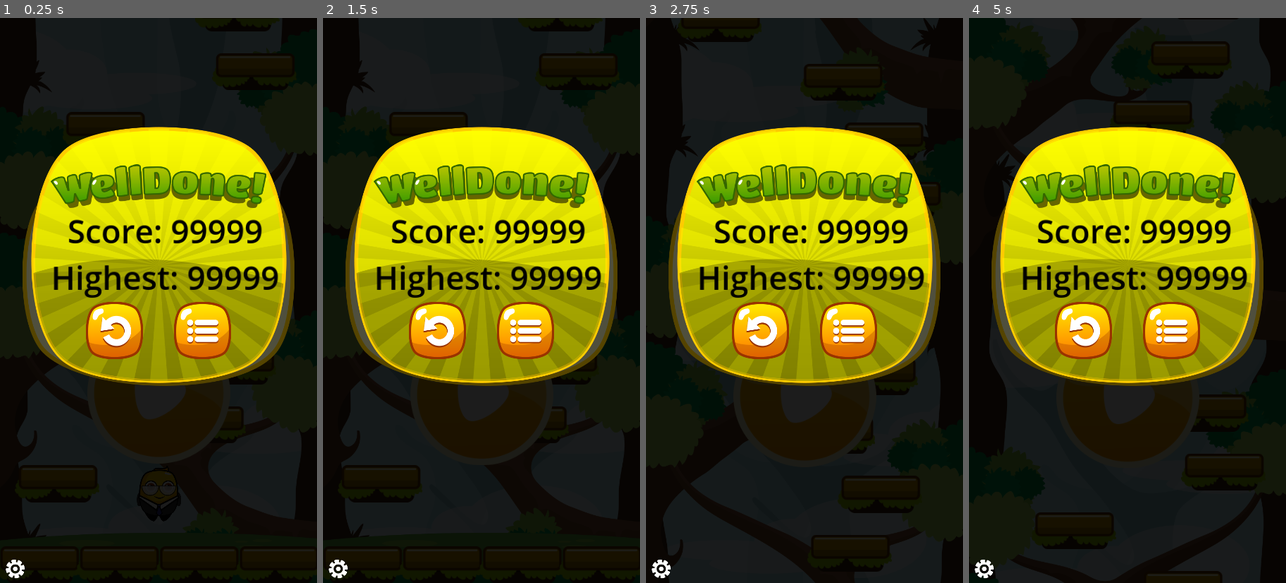
Above: before the commit, frames 1-4 (left to right).
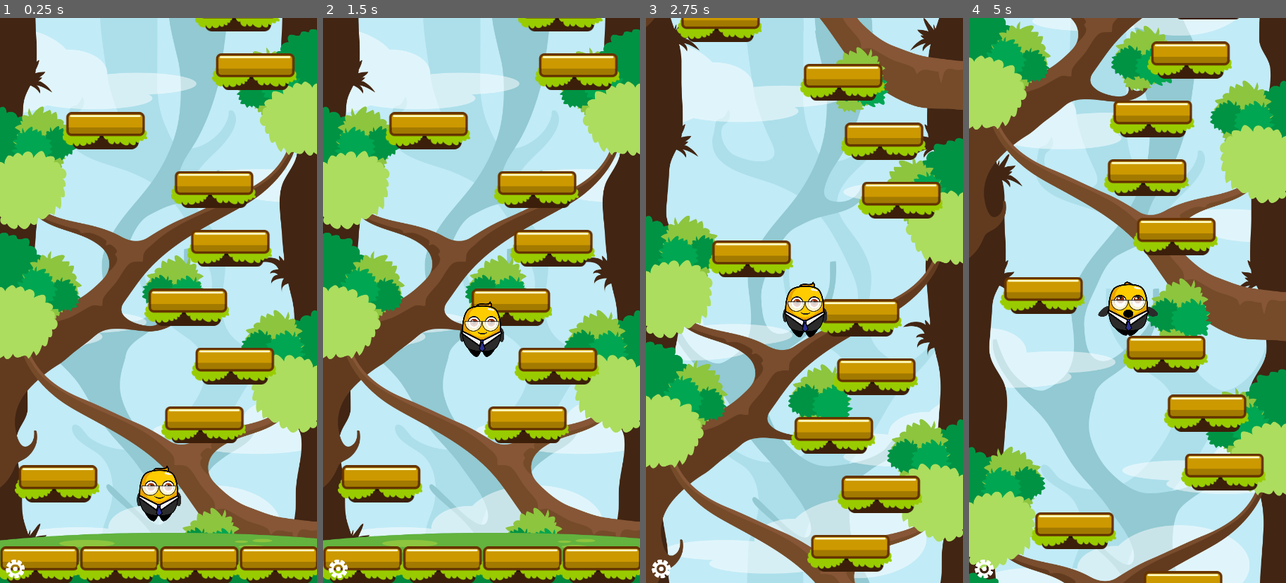
Above: after the commit, the same moments.

Repository: Velcronator/Jumper-Jam
Game: Godot game, scene res://scenes/Main.tscn
Same seed, same stepped clock (60 frames per second), same inputs: the game is played once before the commit and once after it.
Inputs (mouse positions are in pixels of both pictures, inside the frame that each line leads up to):
- Up to frame 1 (0.25 s): no input
- Up to frame 2 (1.5 s): click (440, 306) at 0.52 s; click (525, 306) at 1.27 s
- Up to frame 3 (2.75 s): click (760, 328) at 2.02 s
- Up to frame 4 (5 s): click (1171, 328) at 2.77 s; click (1127, 396) at 3.52 s; click (1127, 390) at 4.27 s

The runs differ from the first frame. In frame 1, 100% of the frame differs, in the area x 0-100%, y 0-100%; in frame 2, 100%; in frame 3, 100%; in frame 4, 100%.

Commit message:
Changing Screens

Diff:
--- a/scenes/Screens.tscn
+++ b/scenes/Screens.tscn
@@ -11,8 +11,6 @@
 [node name="Screens" type="CanvasLayer"]
 script = ExtResource("1_b1wbe")
 
-[node name="TitleScreen" parent="." instance=ExtResource("2_78p2d")]
-
 [node name="Debug" type="Control" parent="."]
 z_index = 4096
 layout_mode = 3
@@ -21,6 +19,7 @@
 anchor_bottom = 1.0
 grow_horizontal = 2
 grow_vertical = 2
+mouse_filter = 2
 
 [node name="ConsoleLog" type="Control" parent="Debug" groups=["debug_console"]]
 layout_mode = 1
@@ -85,8 +84,13 @@
 ignore_texture_size = true
 stretch_mode = 0
 
+[node name="TitleScreen" parent="." instance=ExtResource("2_78p2d")]
+visible = false
+
 [node name="PauseScreen" parent="." instance=ExtResource("4_qca73")]
+visible = false
 
 [node name="GameOverScreen" parent="." instance=ExtResource("5_2dh65")]
+visible = false
 
 [connection signal="pressed" from="Debug/ToggleConsole" to="." method="_on_toggle_console_pressed"]
--- a/scenes/game_over_screen.tscn
+++ b/scenes/game_over_screen.tscn
@@ -1,6 +1,7 @@
-[gd_scene load_steps=7 format=3 uid="uid://dpwb02ypu3tqm"]
+[gd_scene load_steps=8 format=3 uid="uid://dpwb02ypu3tqm"]
 
 [ext_resource type="Texture2D" uid="uid://nsyg7tjvq817" path="res://assets/textures/ui/Box04.png" id="1_n6nru"]
+[ext_resource type="Script" path="res://scripts/base_screen.gd" id="1_qj3ha"]
 [ext_resource type="Texture2D" uid="uid://b851ax51vvoi5" path="res://assets/textures/ui/Welldone.png" id="2_ori44"]
 [ext_resource type="PackedScene" uid="uid://bmeysn2h8ug8h" path="res://scenes/screen_button.tscn" id="3_d0cst"]
 [ext_resource type="Texture2D" uid="uid://c2w6l3u4r1mof" path="res://assets/textures/ui/RestartBtn.png" id="4_mbqgs"]
@@ -17,6 +18,7 @@
 anchor_bottom = 1.0
 grow_horizontal = 2
 grow_vertical = 2
+script = ExtResource("1_qj3ha")
 
 [node name="BlackBG" type="ColorRect" parent="."]
 layout_mode = 1
--- a/scenes/pause_screen.tscn
+++ b/scenes/pause_screen.tscn
@@ -1,5 +1,6 @@
-[gd_scene load_steps=7 format=3 uid="uid://v102jyatyi7e"]
+[gd_scene load_steps=8 format=3 uid="uid://v102jyatyi7e"]
 
+[ext_resource type="Script" path="res://scripts/base_screen.gd" id="1_p7v40"]
 [ext_resource type="Texture2D" uid="uid://d2o4tju4tuofl" path="res://assets/textures/ui/Box02.png" id="1_wx0ve"]
 [ext_resource type="Texture2D" uid="uid://8vwyxvtxm2rs" path="res://assets/textures/ui/PausedText.png" id="2_kiael"]
 [ext_resource type="PackedScene" uid="uid://bmeysn2h8ug8h" path="res://scenes/screen_button.tscn" id="3_fatea"]
@@ -14,6 +15,7 @@
 anchor_bottom = 1.0
 grow_horizontal = 2
 grow_vertical = 2
+script = ExtResource("1_p7v40")
 
 [node name="BlackBG" type="ColorRect" parent="."]
 layout_mode = 1
--- a/scenes/title_screen.tscn
+++ b/scenes/title_screen.tscn
@@ -1,8 +1,36 @@
-[gd_scene load_steps=7 format=3 uid="uid://2giv2kj0a1s6"]
+[gd_scene load_steps=8 format=3 uid="uid://2giv2kj0a1s6"]
 
 [ext_resource type="Texture2D" uid="uid://db6g6rc6vtvlo" path="res://assets/textures/ui/BigLogo.png" id="1_ncnqp"]
+[ext_resource type="Script" path="res://scripts/base_screen.gd" id="1_ya1fn"]
 [ext_resource type="PackedScene" uid="uid://bmeysn2h8ug8h" path="res://scenes/screen_button.tscn" id="2_shtds"]
 [ext_resource type="Texture2D" uid="uid://buqqs8r86yfre" path="res://assets/textures/ui/PlayBtn.png" id="3_alsa0"]
+
+[sub_resource type="Animation" id="Animation_qj0qi"]
+length = 0.001
+tracks/0/type = "value"
+tracks/0/imported = false
+tracks/0/enabled = true
+tracks/0/path = NodePath("Control/TitlePlay:position")
+tracks/0/interp = 1
+tracks/0/loop_wrap = true
+tracks/0/keys = {
+"times": PackedFloat32Array(0),
+"transitions": PackedFloat32Array(1),
+"update": 0,
+"values": [Vector2(-101, 55)]
+}
+tracks/1/type = "value"
+tracks/1/imported = false
+tracks/1/enabled = true
+tracks/1/path = NodePath("Control/Logo:scale")
+tracks/1/interp = 1
+tracks/1/loop_wrap = true
+tracks/1/keys = {
+"times": PackedFloat32Array(0),
+"transitions": PackedFloat32Array(1),
+"update": 0,
+"values": [Vector2(1, 1)]
+}
 
 [sub_resource type="Animation" id="Animation_ts7s0"]
 resource_name = "animate_play_button"
@@ -11,7 +39,7 @@
 tracks/0/type = "value"
 tracks/0/imported = false
 tracks/0/enabled = true
-tracks/0/path = NodePath("Control/Play:position")
+tracks/0/path = NodePath("Control/TitlePlay:position")
 tracks/0/interp = 2
 tracks/0/loop_wrap = true
 tracks/0/keys = {
@@ -33,33 +61,6 @@
 "values": [Vector2(1, 1), Vector2(0.995, 0.995)]
 }
 
-[sub_resource type="Animation" id="Animation_qj0qi"]
-length = 0.001
-tracks/0/type = "value"
-tracks/0/imported = false
-tracks/0/enabled = true
-tracks/0/path = NodePath("Control/Play:position")
-tracks/0/interp = 1
-tracks/0/loop_wrap = true
-tracks/0/keys = {
-"times": PackedFloat32Array(0),
-"transitions": PackedFloat32Array(1),
-"update": 0,
-"values": [Vector2(-101, 55)]
-}
-tracks/1/type = "value"
-tracks/1/imported = false
-tracks/1/enabled = true
-tracks/1/path = NodePath("Control/Logo:scale")
-tracks/1/interp = 1
-tracks/1/loop_wrap = true
-tracks/1/keys = {
-"times": PackedFloat32Array(0),
-"transitions": PackedFloat32Array(1),
-"update": 0,
-"values": [Vector2(1, 1)]
-}
-
 [sub_resource type="AnimationLibrary" id="AnimationLibrary_frc0t"]
 _data = {
 "RESET": SubResource("Animation_qj0qi"),
@@ -73,6 +74,7 @@
 anchor_bottom = 1.0
 grow_horizontal = 2
 grow_vertical = 2
+script = ExtResource("1_ya1fn")
 
 [node name="Control" type="Control" parent="."]
 layout_mode = 1
@@ -104,7 +106,7 @@
 texture = ExtResource("1_ncnqp")
 expand_mode = 1
 
-[node name="Play" parent="Control" instance=ExtResource("2_shtds")]
+[node name="TitlePlay" parent="Control" instance=ExtResource("2_shtds")]
 layout_mode = 1
 anchors_preset = 8
 anchor_left = 0.5
--- a/scripts/Screens.gd
+++ b/scripts/Screens.gd
@@ -1,12 +1,48 @@
 extends CanvasLayer
 
+@onready var console = $Debug/ConsoleLog
+@onready var title_screen = $TitleScreen
+@onready var pause_screen = $PauseScreen
+@onready var game_over_screen = $GameOverScreen
 
-@onready var console = $Debug/ConsoleLog
+var current_screen = null
+
 func _ready():
 	console.visible = false
+	register_buttons()
+
+func register_buttons():
+	var buttons = get_tree().get_nodes_in_group("buttons")
+	if buttons.size() > 0:
+		for button in buttons:
+			if button is ScreenButton:
+				button.clicked.connect(_on_button_pressed)
+
+func _on_button_pressed(button):
+	match button.name:
+		"TitlePlay":
+			print("Play button is pressed")
+			change_screen(null)
+		"PauseRetry":
+			print("PauseRetry button is pressed")
+		"PauseBack":
+			print("PauseBack button is pressed")
+		"PauseClose":
+			print("PauseClose button is pressed")
+		"GameOverRetry":
+			print("GameOverRetry button is pressed")
+		"GameOverBack":
+			print("GameOverBack button is pressed")
 
 func _process(_delta):
 	pass
 
 func _on_toggle_console_pressed() -> void:
 	console.visible = !console.visible
+
+func change_screen(new_screen):
+	if current_screen != null:
+		current_screen.disappear()
+	current_screen = new_screen
+	if current_screen != null:
+		current_screen.appear()
--- /dev/null
+++ b/scripts/base_screen.gd
@@ -0,0 +1,10 @@
+extends Control
+
+func _ready() -> void:
+	visible = false
+
+func appear():
+	visible = true
+
+func  disappear():
+	visible = false
--- a/scripts/screen_button.gd
+++ b/scripts/screen_button.gd
@@ -1,8 +1,7 @@
 extends TextureButton
+class_name ScreenButton
 
 signal clicked(button)
 
-
-
 func _on_pressed() -> void:
 	clicked.emit(self)
